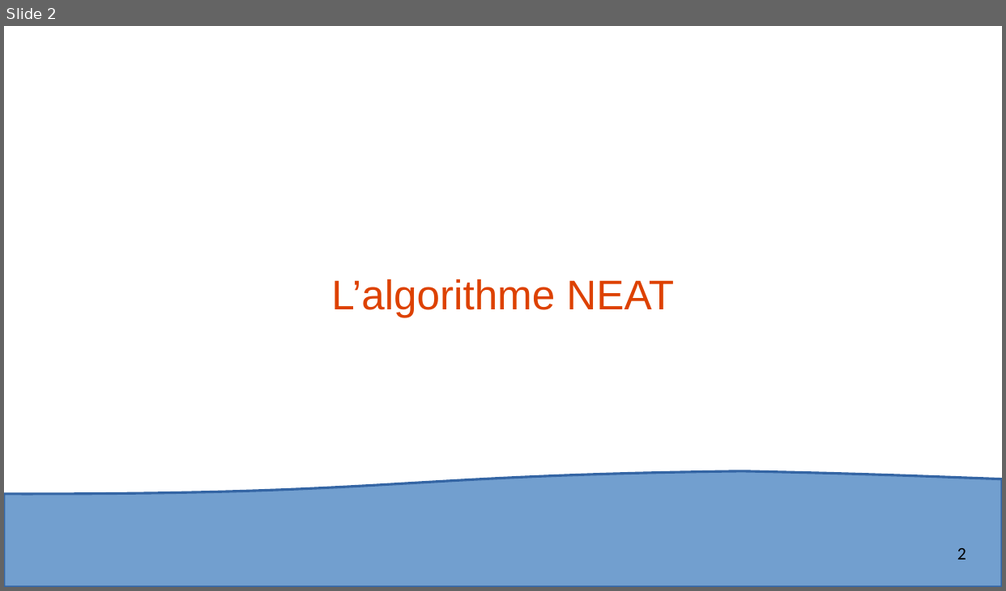
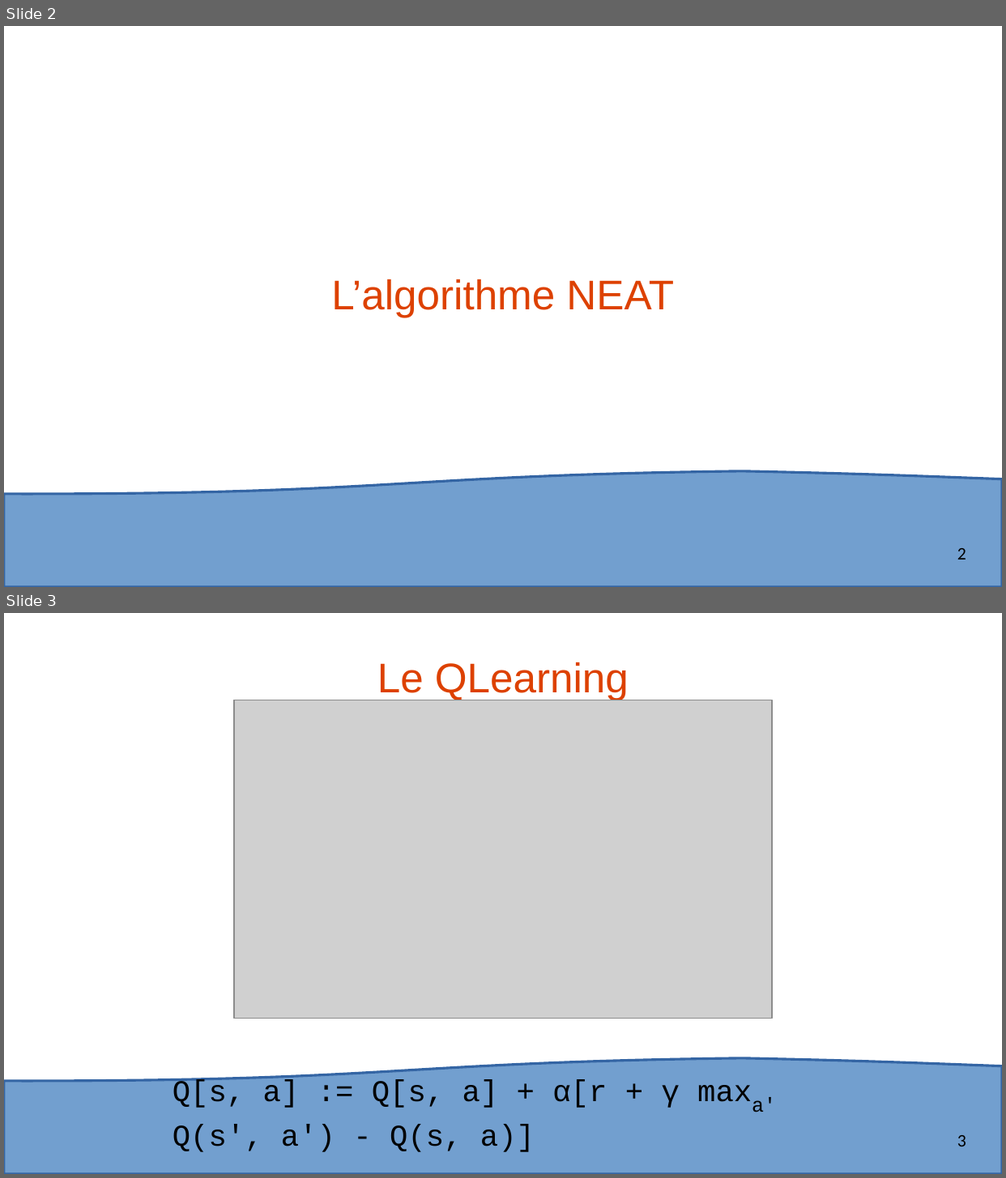
Before and after one commit to totobono4/NEAT_SML_Python, a slide deck: Presentation/Comment_Une_IA_Gagne_Aux_JV.odp. Shown one above the other, each under a label of ours: slide 2 before the commit, slides 2 and 3 after it. The pictures are 1006x591 and 1006x1178 pixels, drawn with LibreOffice and Linux fonts; fonts in the diff are those of the drawing; grey boxes stand for pictures. Boxes give left, top, right and bottom in pixels: in the first picture for what was removed or moved away, otherwise in the second. Text is boxed around its words. In the diff, an @@ line names an element or a change of style, - is before the commit and + after.

```diff
--- a/Presentation/Comment_Une_IA_Gagne_Aux_JV.odp
+++ b/Presentation/Comment_Une_IA_Gagne_Aux_JV.odp
@@ slide 3 added at <box>4,613,1002,1174</box>, background #FFFFFF; not listed: 2 template elements that a slide beside it also shows @@
@@ title added at <box>377,662,629,701</box>, 33 pt, text #DD4100 @@
+Le QLearning
@@ picture added at <box>234,700,772,1018</box> @@
@@ free added at <box>164,1066,842,1155</box>, 24 pt, text #000000 @@
+Q[s, a] := Q[s, a] + α[r + γ maxa' Q(s', a') - Q(s, a)]
```
Also in this commit, not shown: 1 slide removed, 8 other files.
